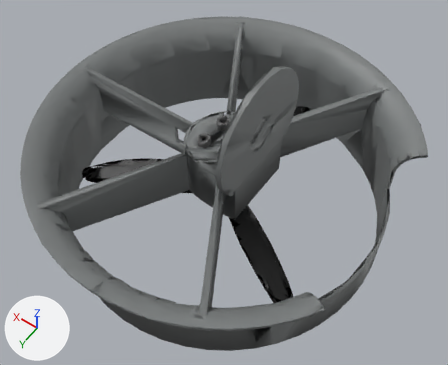
What one commit did to the COLLADA model robots/bee/urdf/mesh/rotor_module.dae.
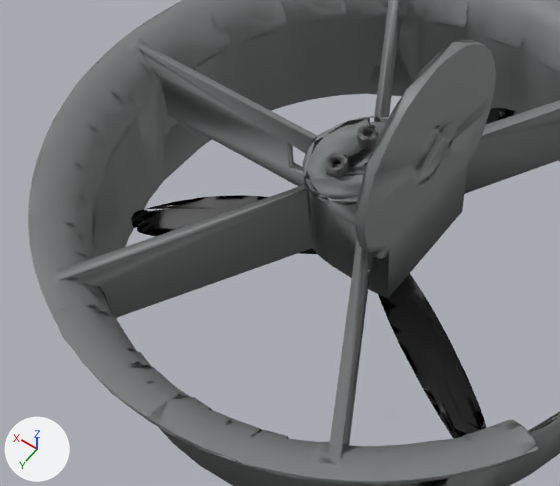
Old and new are each drawn whole from a camera (50 mm lens) standing at (-0.0755, 0.1298, 0.164) and looking at (0.0107, 0.009, -0.0257) and again close up on the part from 1% to 75% of the width and 12% to 91% of the height. Lighting does not change. The marker at lower left points along +X, +Y and +Z. The first two pictures are the older version. Where no turn or scale is listed for an object, it has been applied to the vertices.

Names of what the first close-up shows: 'rotor'.
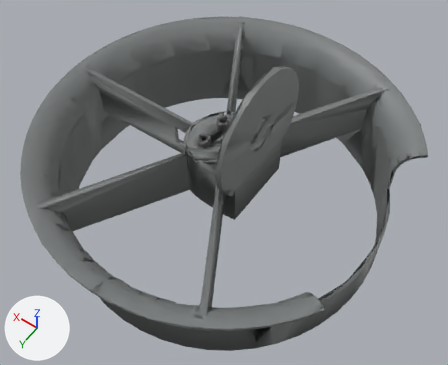
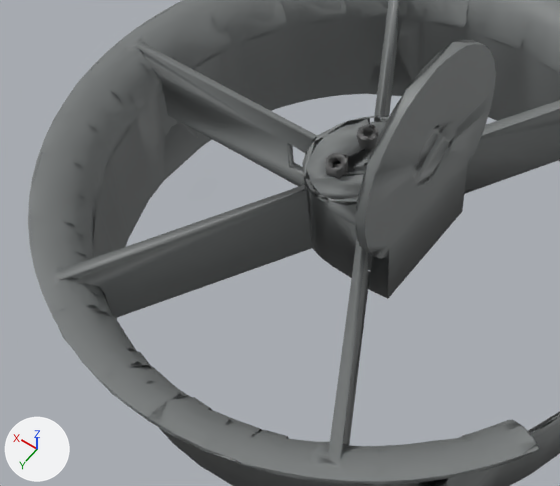
What differs and where, as boxes [x1, y1, x2, y2] in the close-ups (560 x 486 px):
part 1 of me_rotor, deleted
    before: [131, 108, 516, 439]

What the commit changed:
me_rotor is used by ob_rotor; location (0.015, 0.0, -0.027).
me_rotor had 3061 vertices, 4908 faces and spanned x -0.065..0.079, y -0.077..0.077, z -0.028..0.052.
me_rotor now has 2477 vertices, 3939 faces and spans x -0.065..0.079, y -0.077..0.077, z -0.028..0.052.
me_rotor part 1: 584 vertices removed from x -0.051..0.058, y -0.062..0.035, z -0.018..-0.01.
me_rotor no longer uses material mat_satin_finish_aluminum (black #000000).
